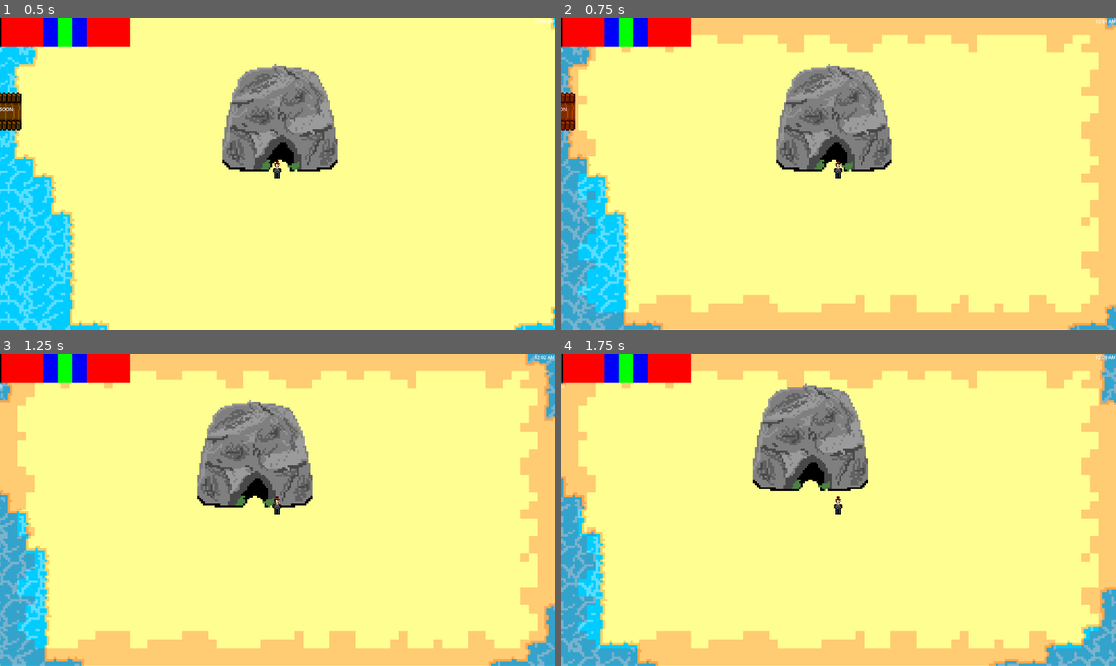
Above: before the commit, frames 1-4 (two rows, left to right).
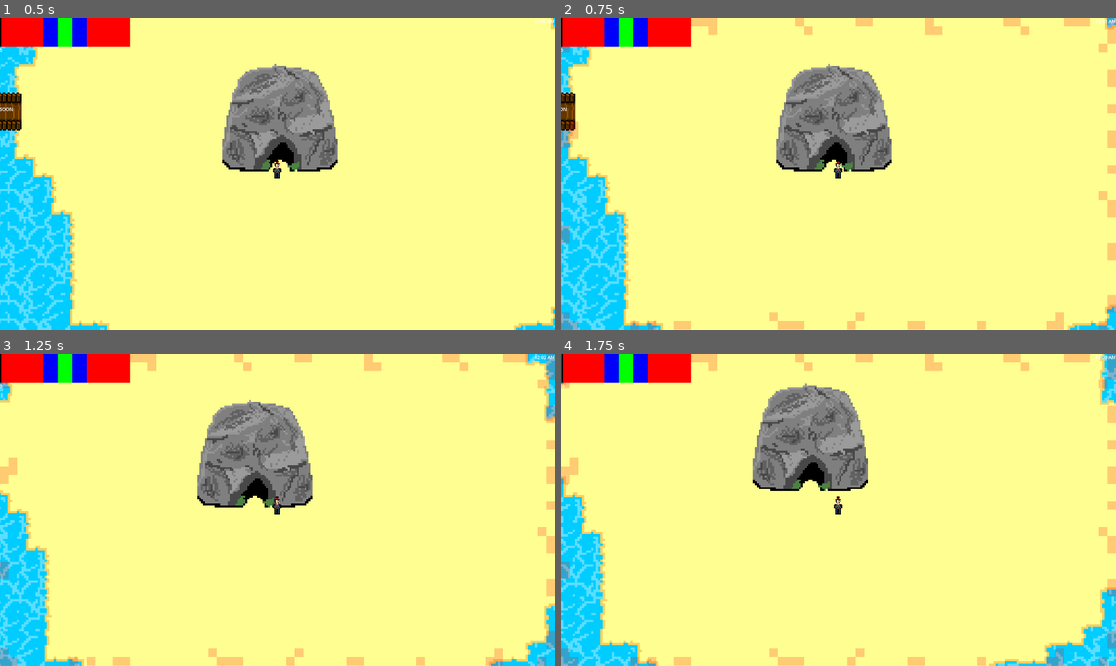
Above: after the commit, the same moments.

Repository: SIN-Studios/Greed
Game: Godot game, scene res://Levels/main_level.tscn
Same seed, same stepped clock (60 frames per second), same inputs: the game is played once before the commit and once after it.
Inputs (mouse positions are in pixels of both pictures, inside the frame that each line leads up to):
- Up to frame 1 (0.5 s): no input
- Up to frame 2 (0.75 s): tap Enter at 0.5 s; move the mouse to (960, 158) at 0.52 s; hold D (move_right) from 0.53 s (still down); tap Up (damage) at 0.6 s
- Up to frame 3 (1.25 s): keep holding D (move_right)
- Up to frame 4 (1.75 s): move the mouse to (727, 525) at 1.27 s; release D (move_right) at 1.28 s; hold S (move_backward) from 1.28 s (still down); tap Left (eat) at 1.35 s

Frame 1 is identical in both runs. In frame 2, 18% of the frame differs, in the area x 0-100%, y 0-100%; in frame 3, 18%; in frame 4, 18%.

Commit message:
health bar animation

Diff:
--- a/Project/UI/health.gd
+++ b/Project/UI/health.gd
@@ -1,7 +1,6 @@
 extends Control
 
 @onready var player = get_tree().get_first_node_in_group("player")
-var old_health: int
 
 func _process(_delta: float) -> void:
 	if not player:
@@ -13,3 +12,5 @@
 		$health_indicator.modulate.r8 = 255
 	else:
 		$health_indicator.modulate.r8 = lerp($health_indicator.modulate.r8, 155, 0.01)
+
+	$health_indicator.frame = floor(player.health / 25)
--- a/Project/UI/health.tscn
+++ b/Project/UI/health.tscn
@@ -2,6 +2,43 @@
 
 [ext_resource type="Texture2D" uid="uid://cpe0nvh7xdnsa" path="res://Seth designs/health.png" id="1_e03g0"]
 [ext_resource type="Script" uid="uid://dssj41lmhmj7k" path="res://UI/health.gd" id="1_ru2go"]
+[ext_resource type="Texture2D" uid="uid://dnykyevamhjqv" path="res://Seth designs/healthspritesheet.png" id="3_g63s6"]
+
+[sub_resource type="AtlasTexture" id="AtlasTexture_g63s6"]
+atlas = ExtResource("3_g63s6")
+region = Rect2(64, 36, 64, 36)
+
+[sub_resource type="AtlasTexture" id="AtlasTexture_1ybo6"]
+atlas = ExtResource("3_g63s6")
+region = Rect2(64, 0, 64, 36)
+
+[sub_resource type="AtlasTexture" id="AtlasTexture_wwkc3"]
+atlas = ExtResource("3_g63s6")
+region = Rect2(0, 36, 64, 36)
+
+[sub_resource type="AtlasTexture" id="AtlasTexture_kprqs"]
+atlas = ExtResource("3_g63s6")
+region = Rect2(0, 0, 64, 36)
+
+[sub_resource type="SpriteFrames" id="SpriteFrames_kikbh"]
+animations = [{
+"frames": [{
+"duration": 1.0,
+"texture": SubResource("AtlasTexture_g63s6")
+}, {
+"duration": 1.0,
+"texture": SubResource("AtlasTexture_1ybo6")
+}, {
+"duration": 1.0,
+"texture": SubResource("AtlasTexture_wwkc3")
+}, {
+"duration": 1.0,
+"texture": SubResource("AtlasTexture_kprqs")
+}],
+"loop": false,
+"name": &"default",
+"speed": 5.0
+}]
 
 [node name="health" type="Control" unique_id=1680525457]
 layout_mode = 3
@@ -12,7 +49,8 @@
 grow_vertical = 2
 script = ExtResource("1_ru2go")
 
-[node name="health_indicator" type="TextureRect" parent="." unique_id=1837561000]
+[node name="health_indicator112" type="TextureRect" parent="." unique_id=1837561000]
+visible = false
 layout_mode = 1
 anchors_preset = 15
 anchor_right = 1.0
@@ -21,3 +59,8 @@
 grow_vertical = 2
 texture = ExtResource("1_e03g0")
 stretch_mode = 5
+
+[node name="health_indicator" type="AnimatedSprite2D" parent="." unique_id=1804155351]
+position = Vector2(960, 540)
+scale = Vector2(30, 30)
+sprite_frames = SubResource("SpriteFrames_kikbh")
Not shown, added: Project/Seth designs/healthspritesheet.png.import
